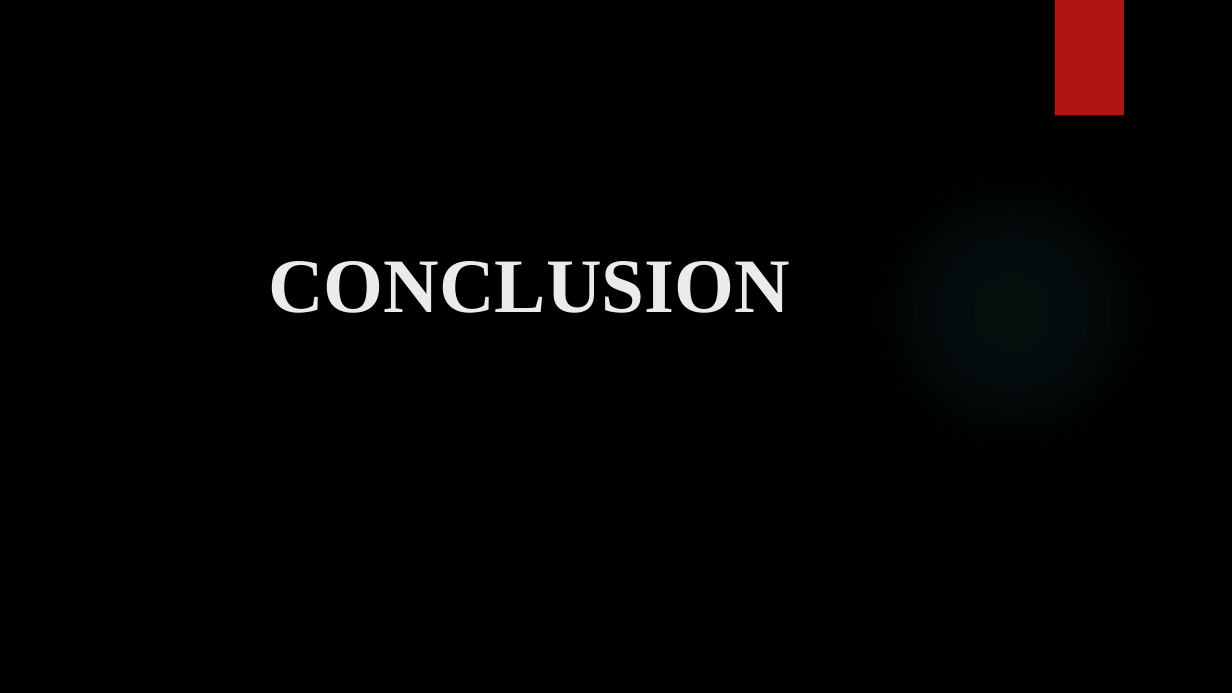
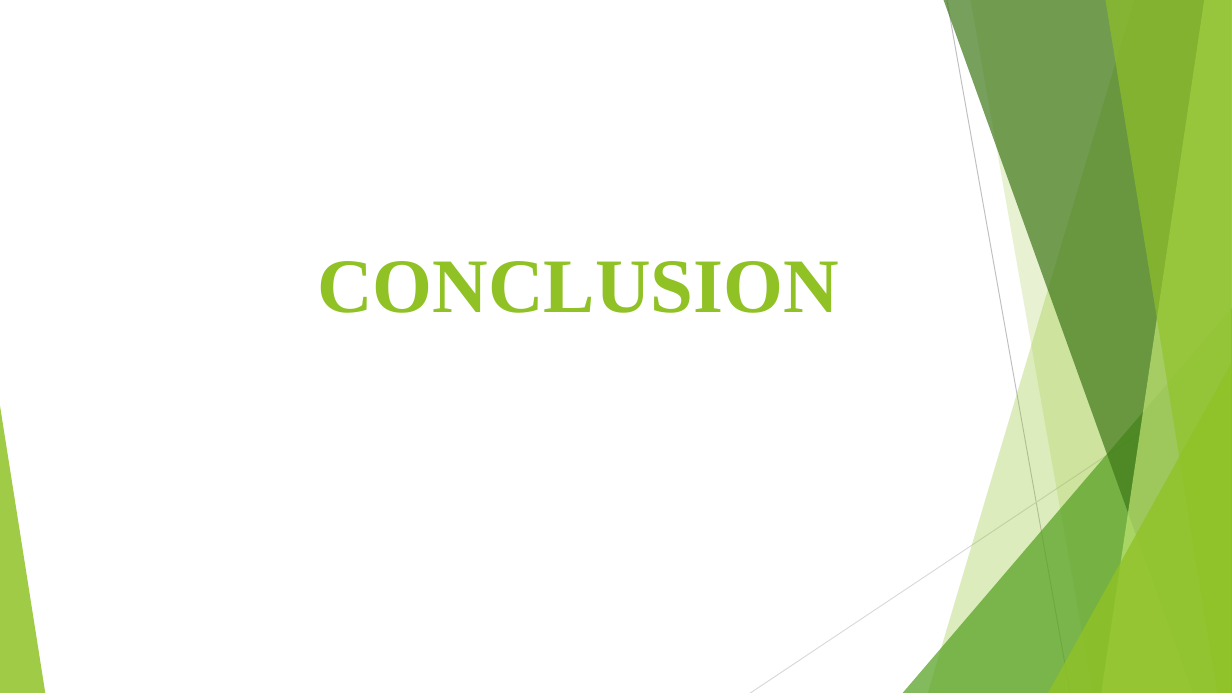
Before and after one commit to Kosilei-web/Phase_3-project, a slide deck: slide 9 of Syriatel churn Presentation.pptx. Drawn at 1232x693 pixels with LibreOffice and Linux fonts; fonts in the diff are those of the drawing; background and template pictures are left out. Boxes give left, top, right and bottom in pixels: in the first picture for what was removed or moved away, otherwise in the second. Text is boxed around its words. In the diff, an @@ line names an element or a change of style, - is before the commit and + after.

```diff
--- a/Syriatel churn Presentation.pptx
+++ b/Syriatel churn Presentation.pptx
@@ background picture (left out) to #FFFFFF @@
@@ rectangle removed at [1055, 0, 1124, 116] @@
@@ title "CONCLUSION": place and size @@
-title "CONCLUSION" at [268, 261, 790, 313]
+title "CONCLUSION" at [317, 261, 839, 313]
@@ title "CONCLUSION" at [317, 261, 839, 313]: text colour #EBEBEB to #90C226 @@
@@ ellipse removed at [870, 169, 1154, 454] @@
@@ group added at [0, 0, 1232, 693]: 5 freeform shapes, 3 triangles, 2 lines @@
```
Also in this commit, not shown: 13 other slides changed.
